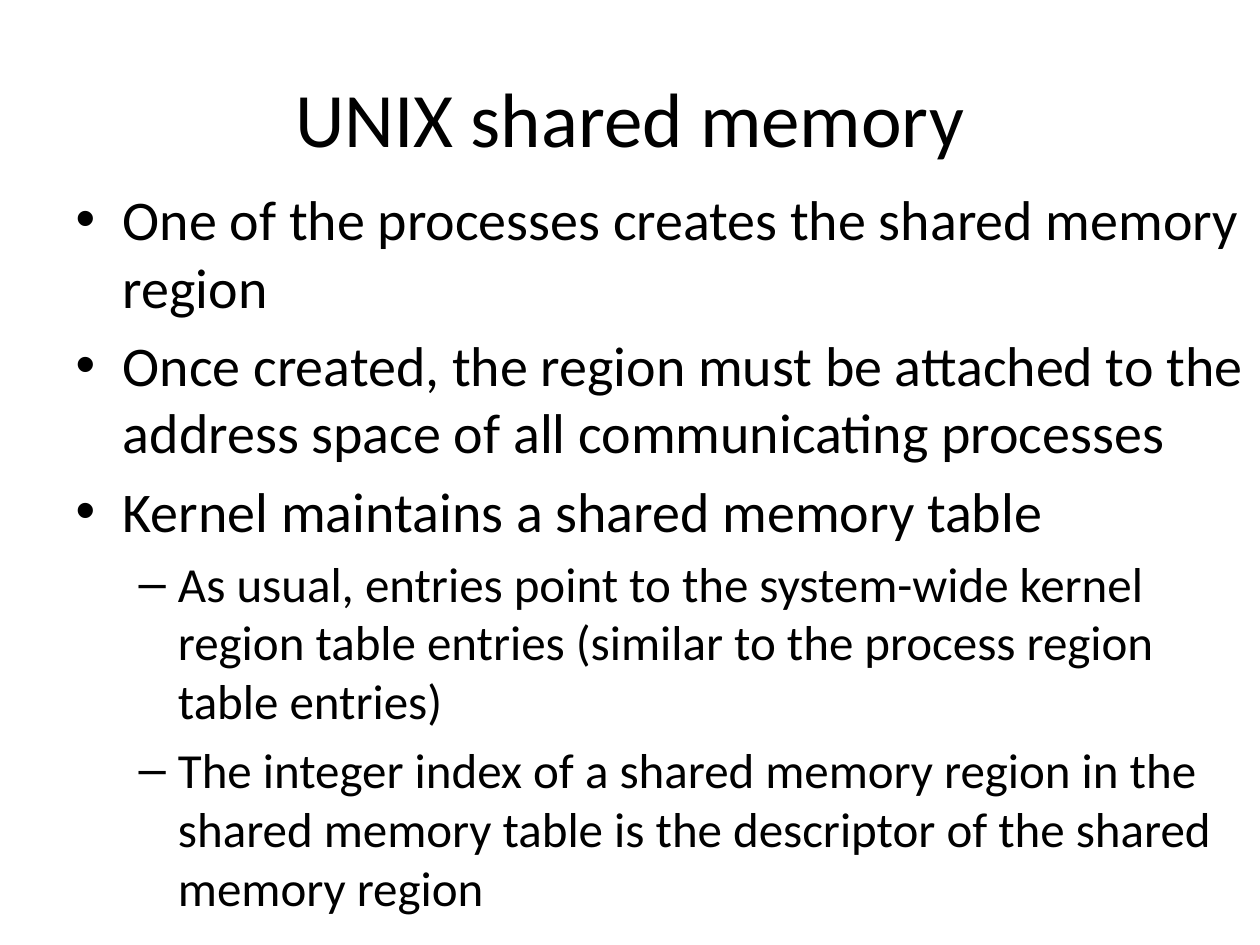
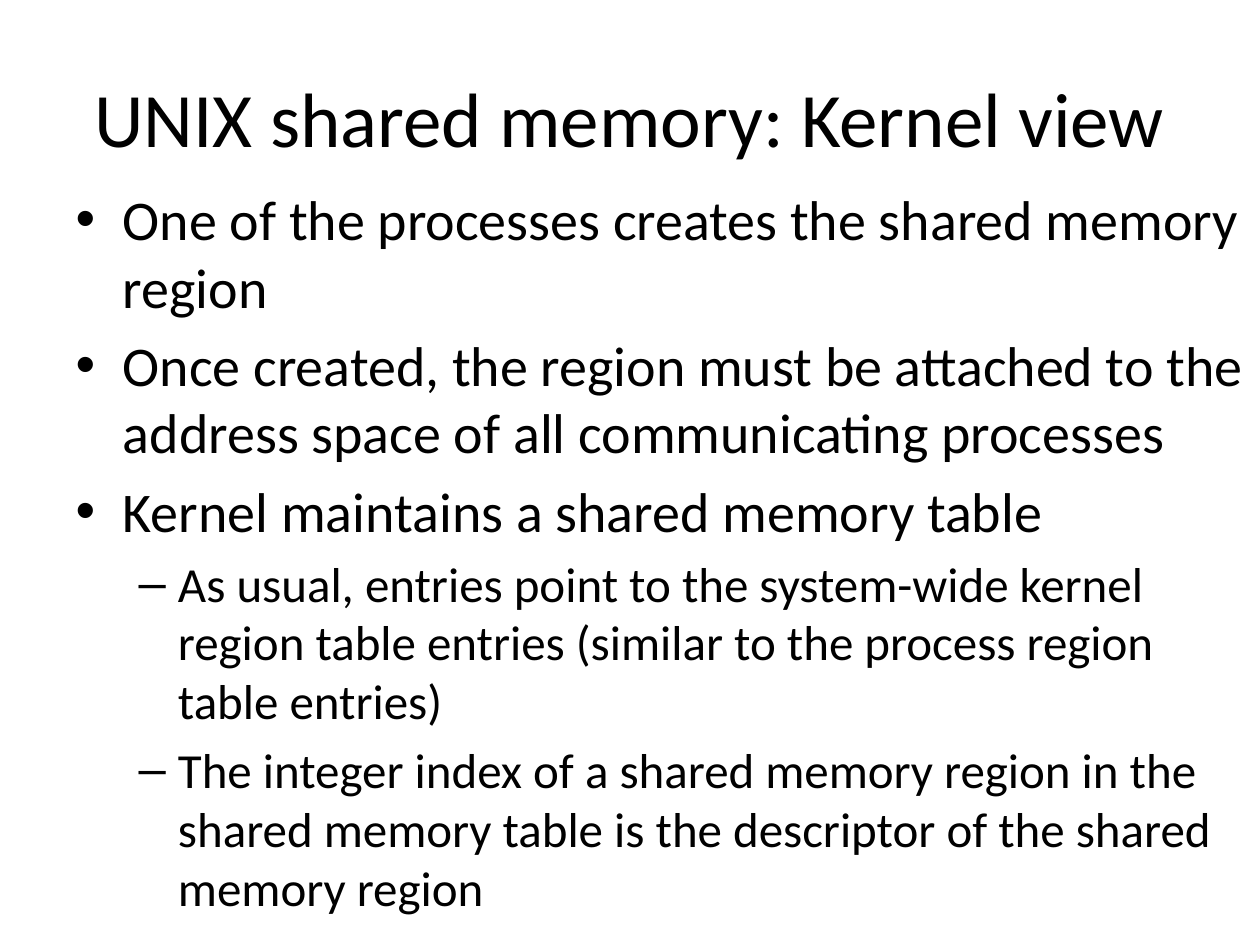
Before and after one commit to sidarth164/iitk-assignments, a slide deck: slide 39 of CS330/lectures/processes.pptx (slide 37 before the commit). Drawn at 1260x945 pixels with LibreOffice and Linux fonts; fonts in the diff are those of the drawing. Boxes give left, top, right and bottom in pixels: in the first picture for what was removed or moved away, otherwise in the second. Text is boxed around its words. In the diff, an @@ line names an element or a change of style, - is before the commit and + after.

```diff
--- a/CS330/lectures/processes.pptx
+++ b/CS330/lectures/processes.pptx
@@ title at (94, 93, 1163, 160): text changed @@
-UNIX shared memory
+UNIX shared memory: Kernel view
```
Also in this commit, not shown: 9 other slides changed, 20 slides added, 31 other files.
